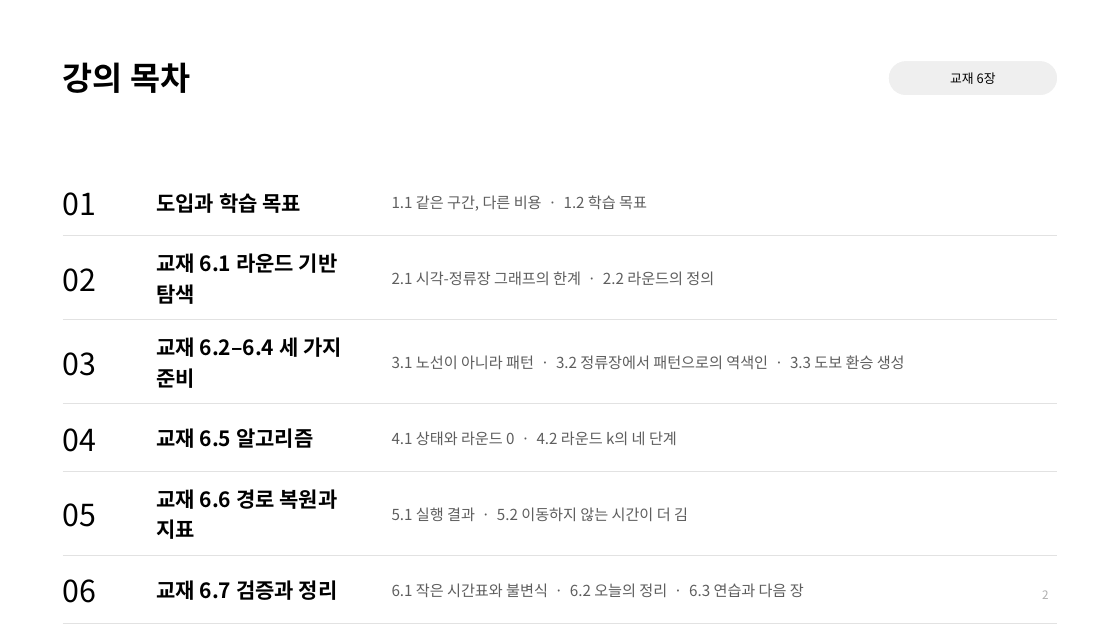
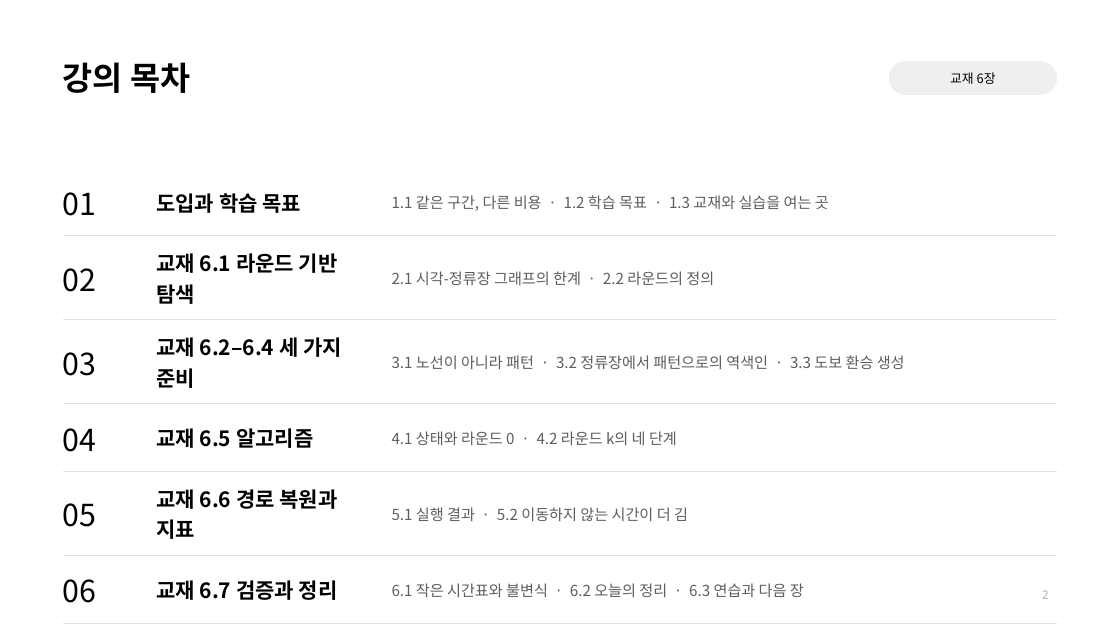
Before and after one commit to jihoyeo/smart-transport-logistics, a slide deck: slide 2 of slides/week05/ch06_raptor.pptx. Drawn at 1120x630 pixels with LibreOffice and Linux fonts; fonts in the diff are those of the drawing. Boxes give left, top, right and bottom in pixels: in the first picture for what was removed or moved away, otherwise in the second. Text is boxed around its words. In the diff, an @@ line names an element or a change of style, - is before the commit and + after.

```diff
--- a/slides/week05/ch06_raptor.pptx
+++ b/slides/week05/ch06_raptor.pptx
@@ table at [63,168,1057,607] @@
-row 1, column 3: 1.1 같은 구간, 다른 비용 · 1.2 학습 목표
+row 1, column 3: 1.1 같은 구간, 다른 비용 · 1.2 학습 목표 · 1.3 교재와 실습을 여는 곳
```
Also in this commit, not shown: 4 other slides changed, 1 slide added, 29 other files.
